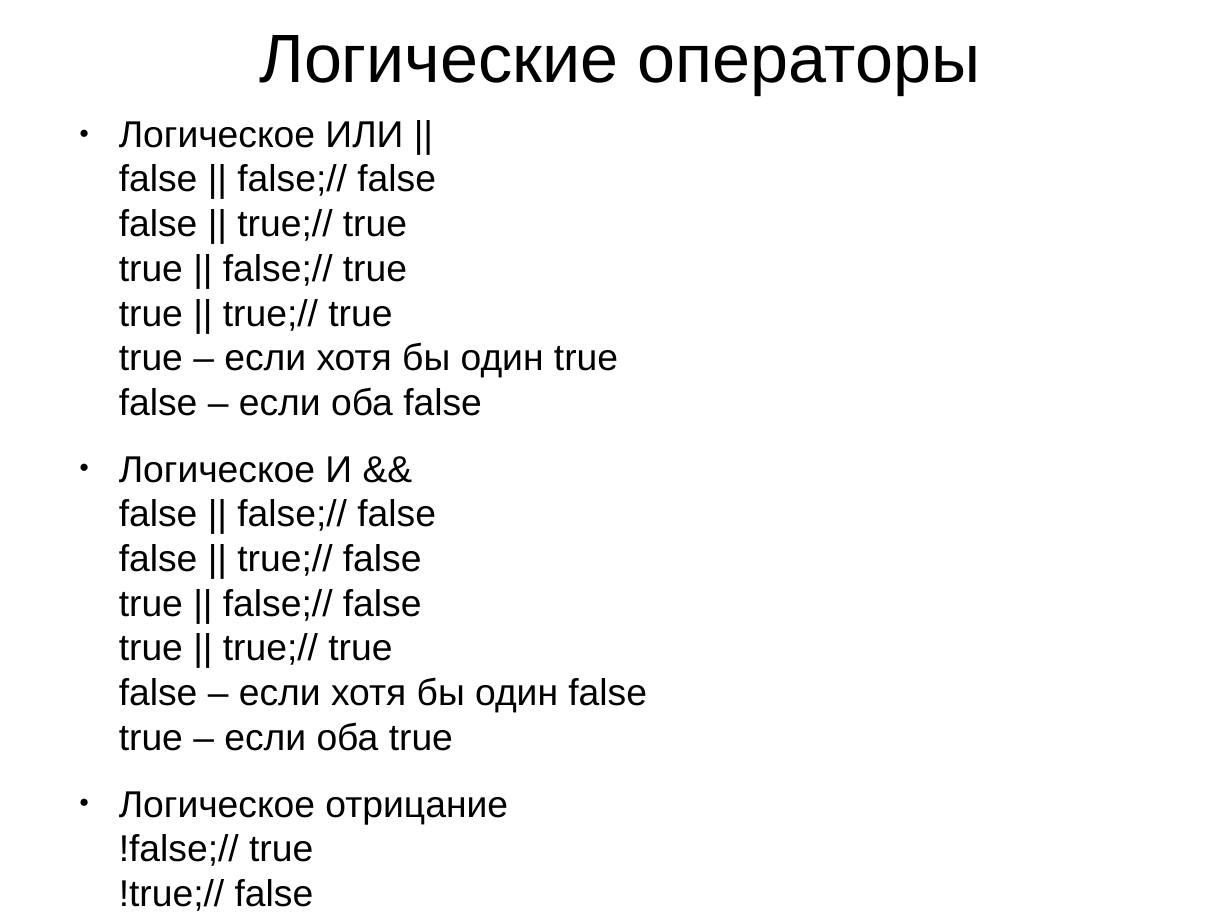
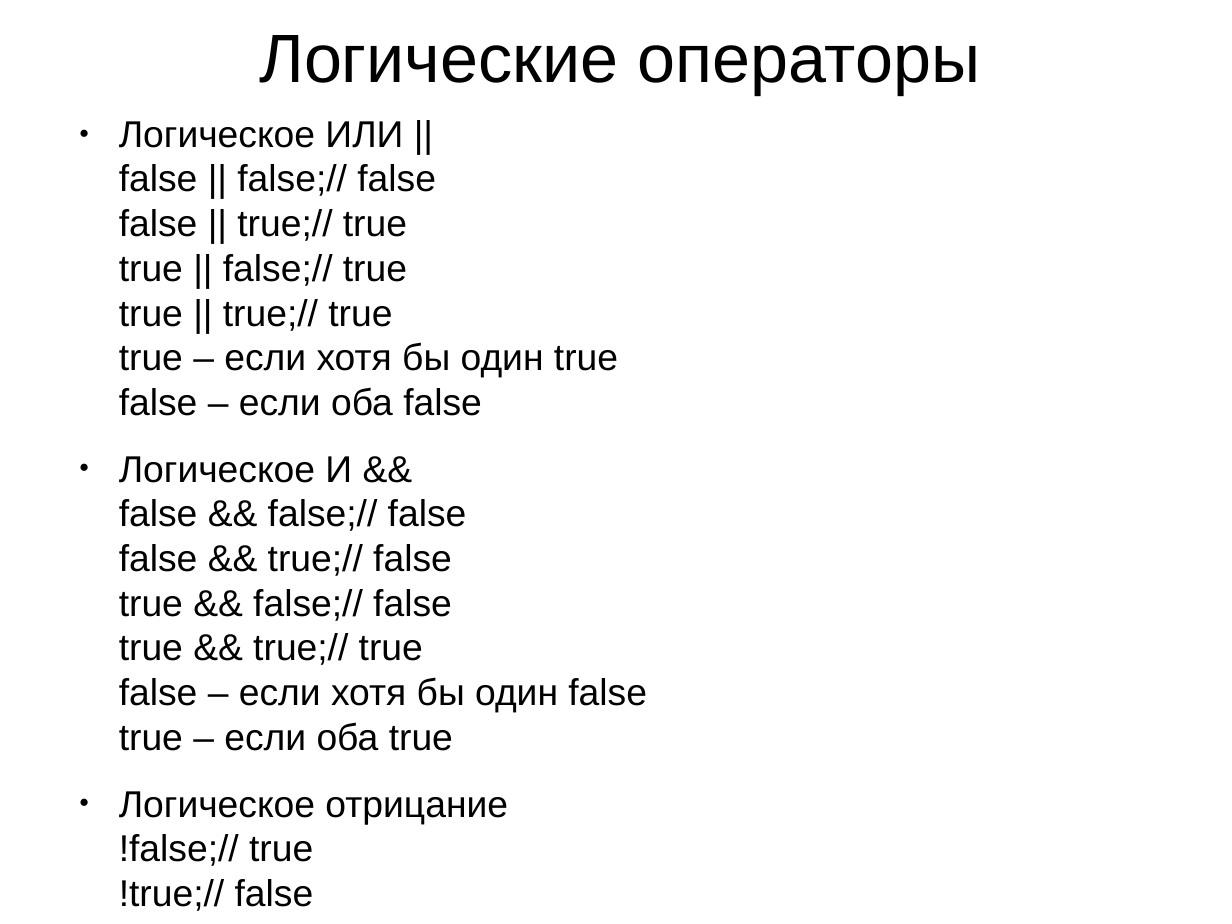
Before and after one commit to Gvozd/lessons_plan, a slide deck: slide 11 of 2/2.odp. Drawn at 1232x924 pixels with LibreOffice and Linux fonts; fonts in the diff are those of the drawing. Boxes give left, top, right and bottom in pixels: in the first picture for what was removed or moved away, otherwise in the second. Text is boxed around its words. In the diff, an @@ line names an element or a change of style, - is before the commit and + after.

```diff
--- a/2/2.odp
+++ b/2/2.odp
@@ text at (119, 456, 647, 751): text changed @@
-● Логическое И &&
-  false || false;// false
-  false || true;// false
-  true || false;// false
-  true || true;// true
-  false – если хотя бы один false
-  true – если оба true
+● Логическое И &&
+  false && false;// false
+  false && true;// false
+  true && false;// false
+  true && true;// true
+  false – если хотя бы один false
+  true – если оба true
```
Also in this commit, not shown: 4 other files.
